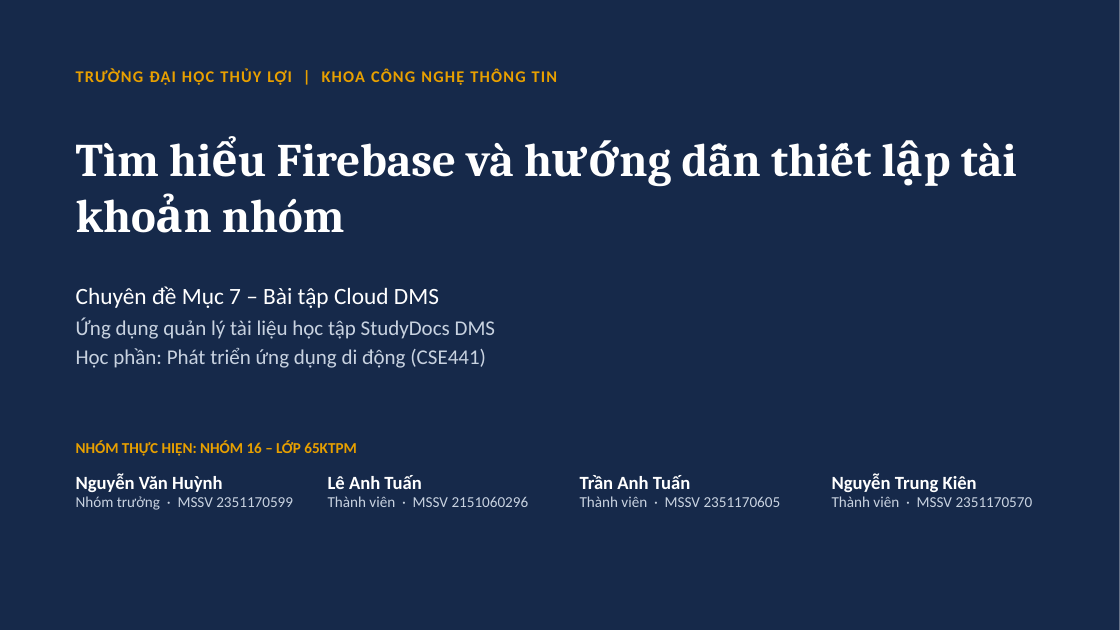
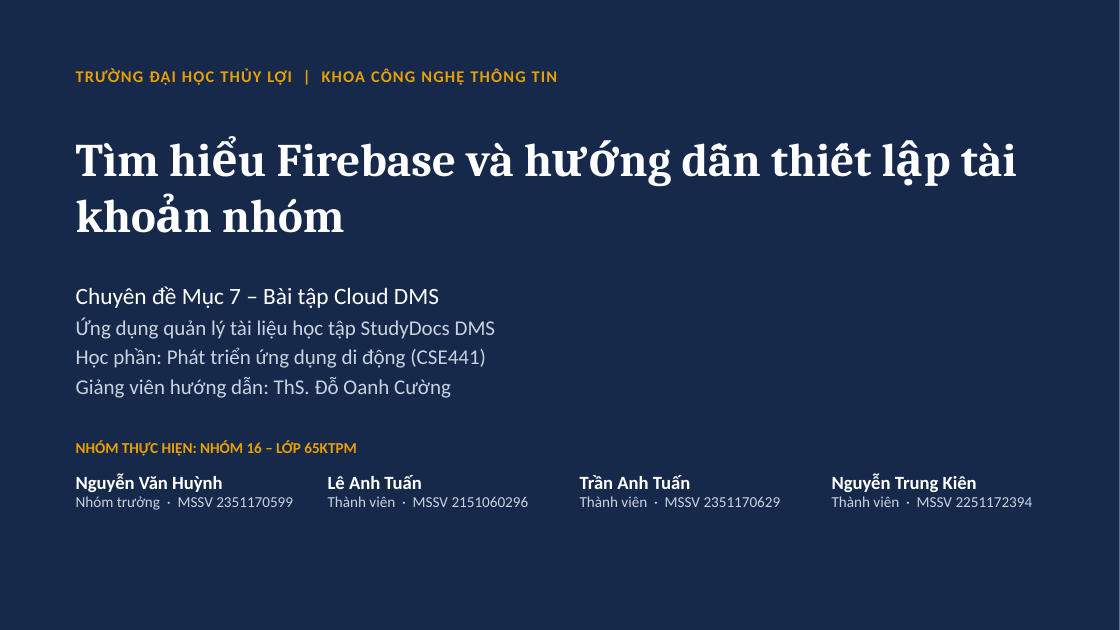
Before and after one commit to hhuynh2005/Cashew, a slide deck: slide 1 of SLIDE_MUC_7_FIREBASE_SETUP_NHOM16.pptx. Drawn at 1120x630 pixels with LibreOffice and Linux fonts; fonts in the diff are those of the drawing. Boxes give left, top, right and bottom in pixels: in the first picture for what was removed or moved away, otherwise in the second. Text is boxed around its words. In the diff, an @@ line names an element or a change of style, - is before the commit and + after.

```diff
--- a/SLIDE_MUC_7_FIREBASE_SETUP_NHOM16.pptx
+++ b/SLIDE_MUC_7_FIREBASE_SETUP_NHOM16.pptx
@@ text at [76, 377, 451, 398]: paragraph added @@
+Giảng viên hướng dẫn: ThS. Đỗ Oanh Cường
@@ text at [580, 496, 781, 507]: text changed @@
-Thành viên · MSSV 2351170605
+Thành viên · MSSV 2351170629
@@ text at [832, 496, 1033, 507]: text changed @@
-Thành viên · MSSV 2351170570
+Thành viên · MSSV 2251172394
```
Also in this commit, not shown: 1 other file.
